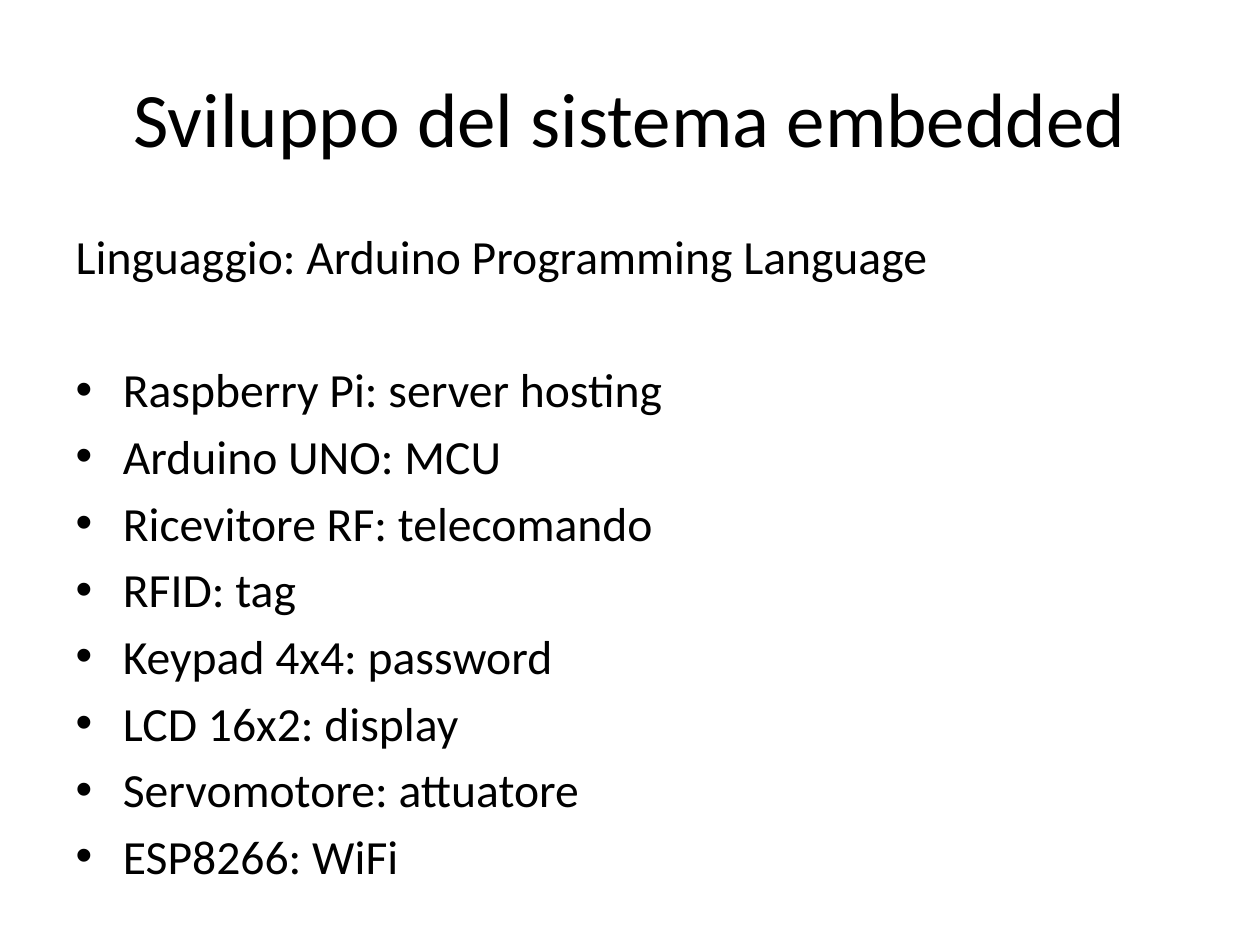
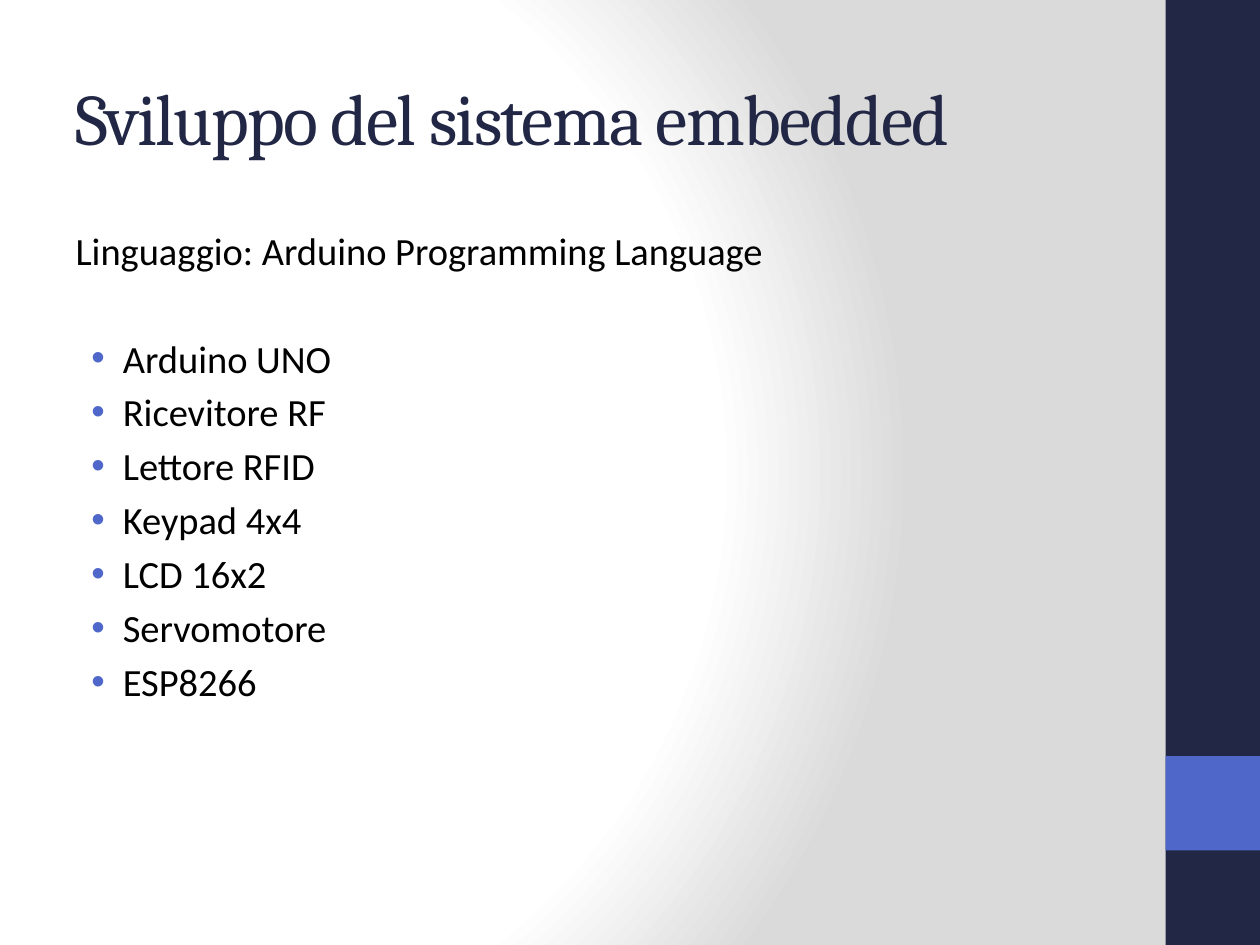
Before and after one commit to Jolsty/SimSim, a slide deck: slide 4 of Tesi_Sistema_Accessi_IoT_Andrei_Ciulpan_872394/presentazione/Sistema Accessi IoT.pptx. Drawn at 1260x945 pixels with LibreOffice and Linux fonts; fonts in the diff are those of the drawing. Boxes give left, top, right and bottom in pixels: in the first picture for what was removed or moved away, otherwise in the second. Text is boxed around its words. In the diff, an @@ line names an element or a change of style, - is before the commit and + after.

```diff
--- a/Tesi_Sistema_Accessi_IoT_Andrei_Ciulpan_872394/presentazione/Sistema Accessi IoT.pptx
+++ b/Tesi_Sistema_Accessi_IoT_Andrei_Ciulpan_872394/presentazione/Sistema Accessi IoT.pptx
@@ background #FFFFFF to gradient #FFFFFF to #DADADA @@
@@ rectangle added at (1166,0,1260,945), fill #212745 @@
@@ title "Sviluppo del sistema embedded" at (76,94,949,160): size 44 to 41.4 pt, font Calibri to Cambria, text colour #000000 to #212745, letter spacing 0 to -1 pt; alignment centre to left @@
@@ text at (76,238,762,272): size 27.2 to 22 pt in "Linguaggio: Arduino Programming Language"; less space between paragraphs @@
@@ text at (123,346,331,697): text changed; size 27.2 to 22 pt @@
-• Raspberry Pi: server hosting
-• Arduino UNO: MCU
-• Ricevitore RF: telecomando
-• RFID: tag
-• Keypad 4x4: password
-• LCD 16x2: display
-• Servomotore: attuatore
-• ESP8266: WiFi
+• Arduino UNO
+• Ricevitore RF
+• Lettore RFID
+• Keypad 4x4
+• LCD 16x2
+• Servomotore
+• ESP8266
@@ rectangle added at (1166,756,1260,850), fill #4E67C8 @@
```
Also in this commit, not shown: 9 other slides changed, 1 slide added, 1 slide removed, 2 other files.
